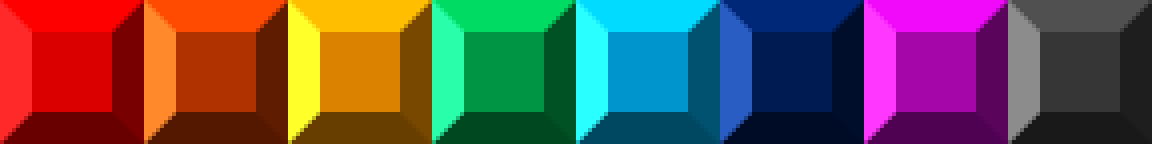
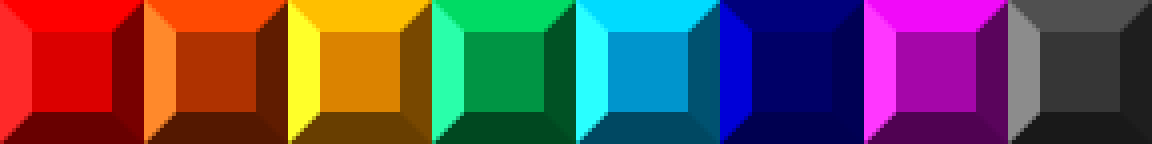
Before/after of a 1152 x 144 layered artwork. What changed in the layer stack:
painted on "Aquamarine.png" over (720, 0, 864, 144)
